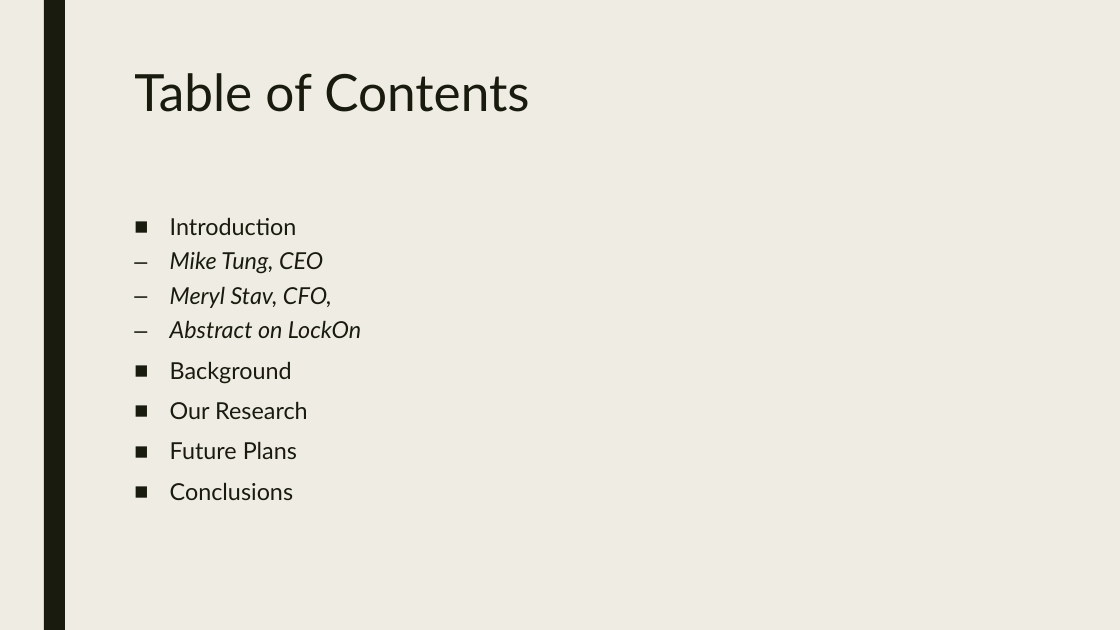
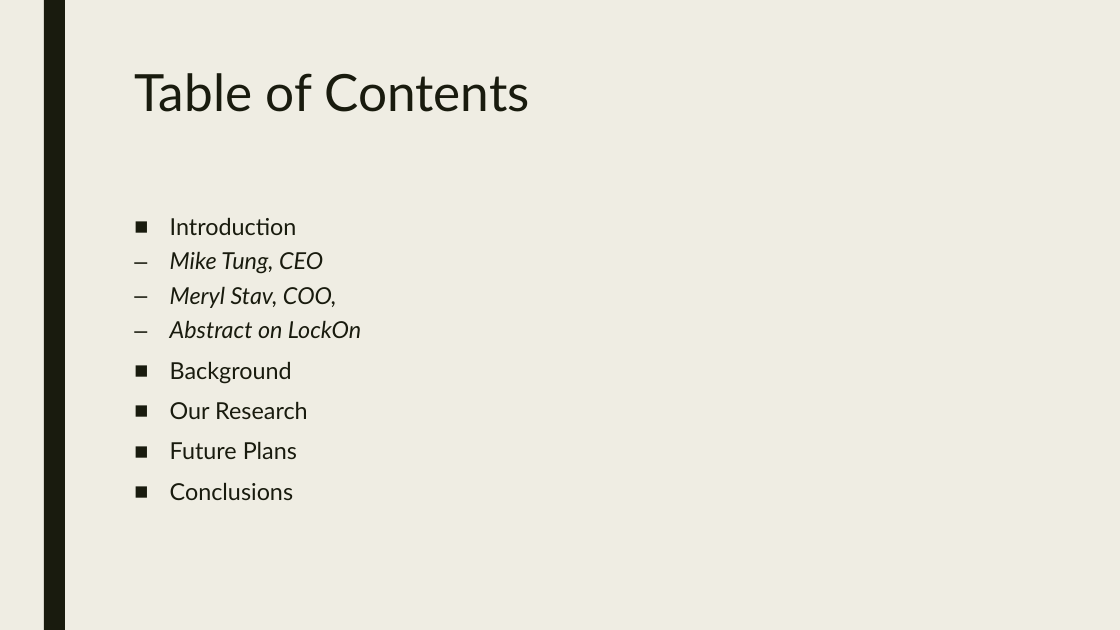
Before and after one commit to seekheart/PamFinder, a slide deck: slide 3 of LockOn.pptx. Drawn at 1120x630 pixels with LibreOffice and Linux fonts; fonts in the diff are those of the drawing. Boxes give left, top, right and bottom in pixels: in the first picture for what was removed or moved away, otherwise in the second. Text is boxed around its words. In the diff, an @@ line names an element or a change of style, - is before the commit and + after.

```diff
--- a/LockOn.pptx
+++ b/LockOn.pptx
@@ text at box(170, 286, 337, 308): text changed @@
-  – Meryl Stav, CFO,
+  – Meryl Stav, COO,
```
Also in this commit, not shown: 3 other slides changed, 26 other files.
